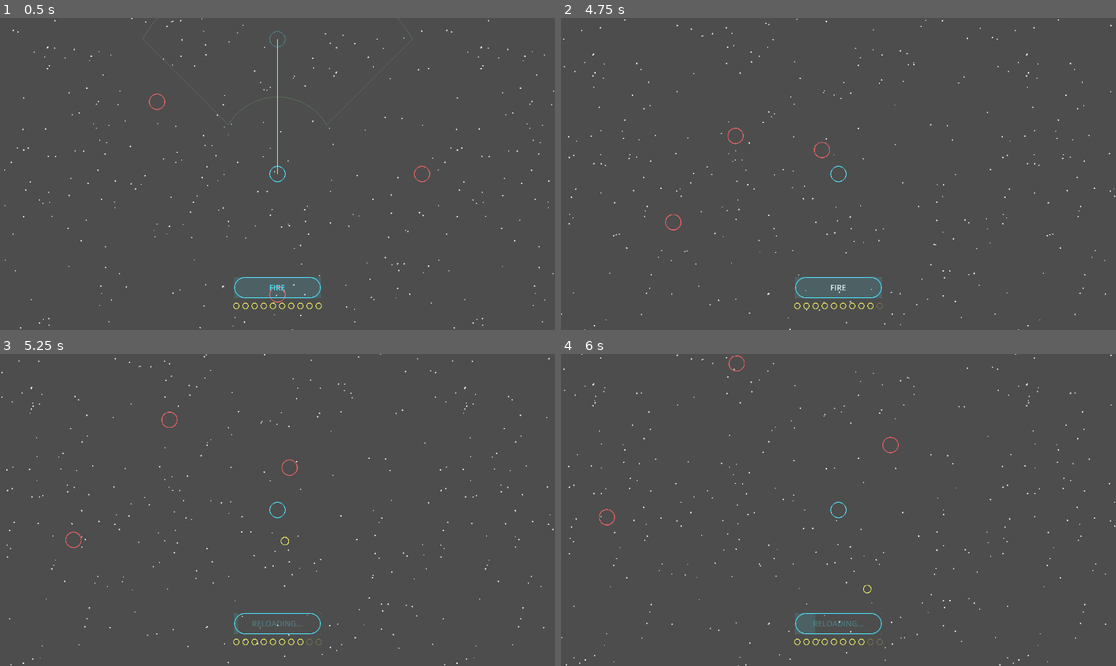
Above: before the commit, frames 1-4 (two rows, left to right).
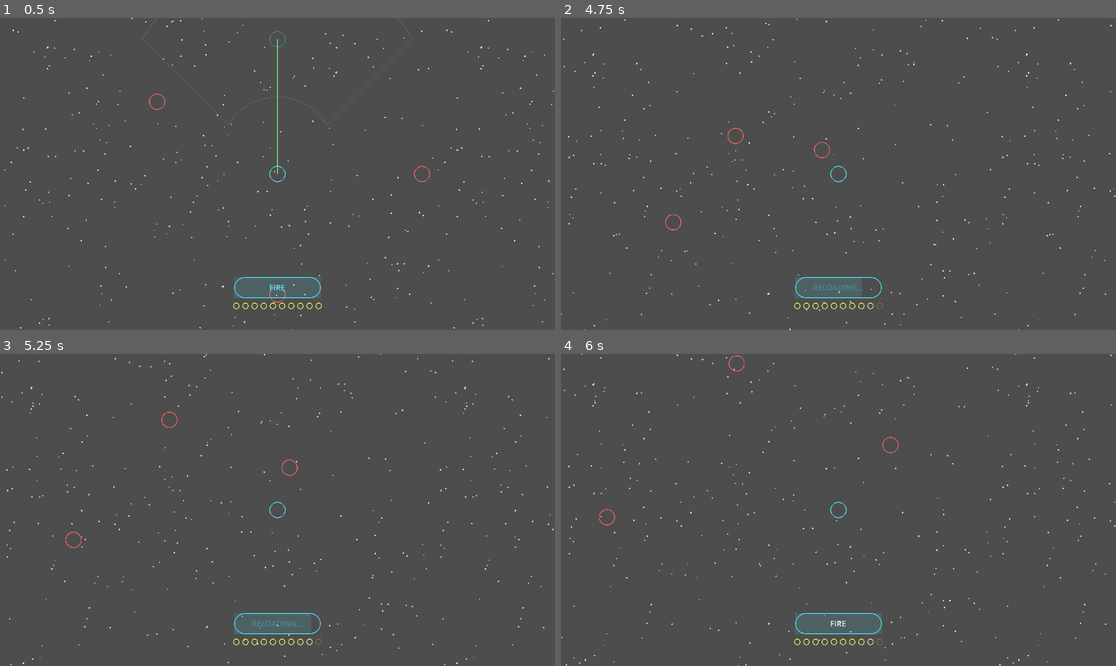
Above: after the commit, the same moments.

Repository: failuer/vibe-space
Game: Godot game, scene res://game_world.tscn
The game is run twice, just before and just after one commit, with the same random seed, the same clock (stepped at 60 frames per second) and the same inputs.
Inputs (mouse positions are in pixels of both pictures, inside the frame that each line leads up to):
- Up to frame 1 (0.5 s): no input
- Up to frame 2 (4.75 s): click "FIRE" at 0.5 s; move the mouse to (960, 158) at 1.27 s; click (960, 158) at 1.42 s; move the mouse to (727, 189) at 2.02 s; click (727, 189) at 2.17 s; move the mouse to (894, 105) at 2.77 s; click (894, 105) at 2.92 s; move the mouse to (810, 236) at 3.52 s; click (810, 236) at 3.67 s; move the mouse to (1005, 220) at 4.27 s; click (1005, 220) at 4.42 s
- Up to frame 3 (5.25 s): click (277, 622) at 5 s, where only the run before the commit has a clickable "FIRE"
- Up to frame 4 (6 s): move the mouse to (672, 463) at 5.77 s; click (672, 463) at 5.92 s

Frame 1 is identical in both runs. In frame 2, less than 0.1% of the frame differs, in the area x 45-55%, y 85-88%; in frame 3, less than 0.1%; in frame 4, less than 0.1%, in the area x 45-57%, y 73-94%.

Commit message:
fix: tie all weapon cooldowns to game time (simulation delta only)

Diff:
--- a/game.gd
+++ b/game.gd
@@ -179,10 +179,6 @@
 
 
 func _process(delta: float) -> void:
-    # Tick player cooldown regardless of phase (player can fire during planning too)
-    if player_fire_cooldown > 0.0:
-        player_fire_cooldown = maxf(0.0, player_fire_cooldown - delta)
-
     if phase == GamePhase.SIMULATING:
         _step_simulation(delta)
     elif phase == GamePhase.ENDED:
@@ -233,7 +229,9 @@
 
     if delta > 0.0:
         _integrate_motion(delta)
-        # Tick enemy weapon cooldowns (player cooldown is ticked in _process)
+        # Tick weapon cooldowns (tied to game time — paused during planning, scales with play speed)
+        if player_fire_cooldown > 0.0:
+            player_fire_cooldown = maxf(0.0, player_fire_cooldown - delta)
         for enemy in enemies:
             if enemy.alive and enemy.fire_cooldown > 0.0:
                 enemy.fire_cooldown = maxf(0.0, enemy.fire_cooldown - delta)
